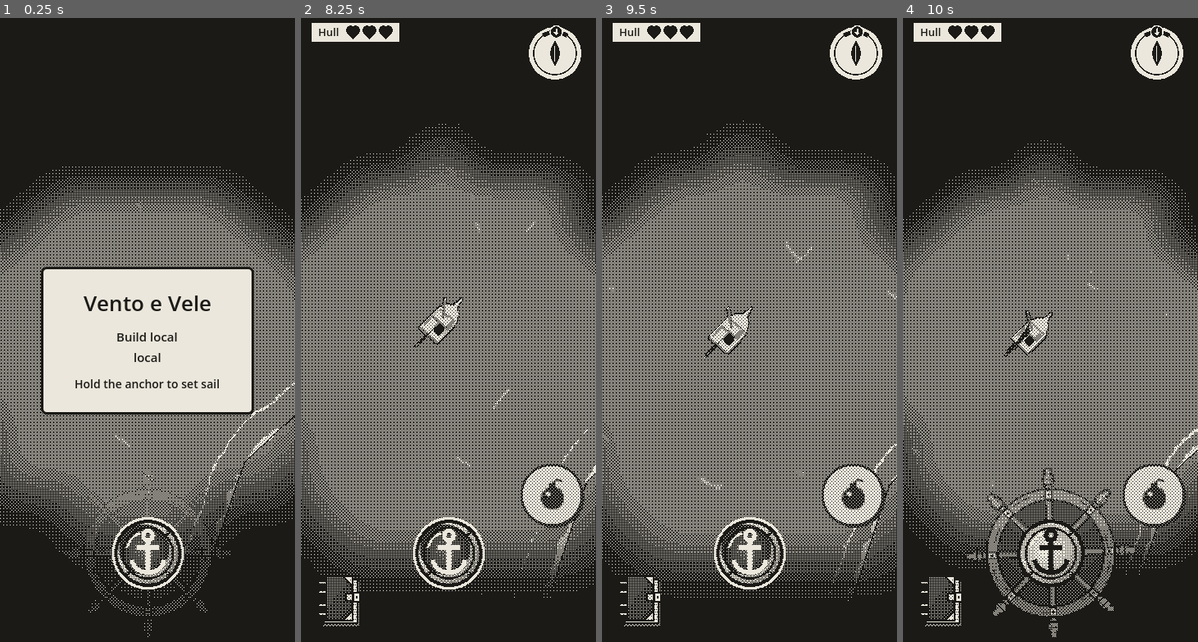
Above: before the commit, frames 1-4 (left to right).
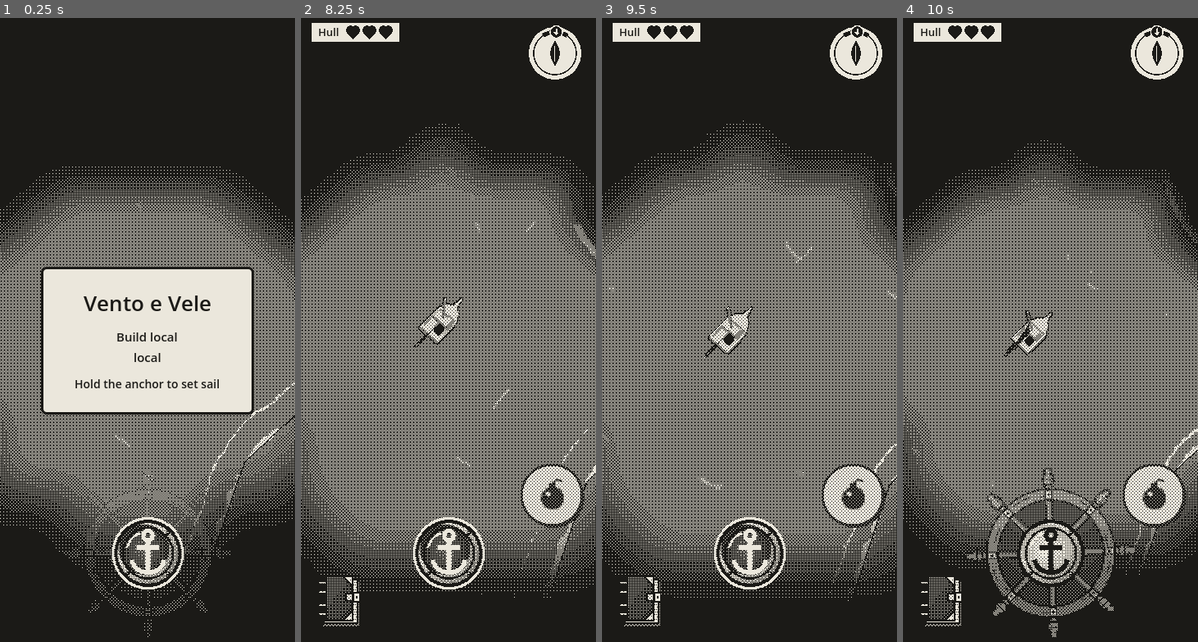
Above: after the commit, the same moments.

Repository: EnricoLabarile/Sail
Game: Godot game, scene res://Assets/Scenes/Overworld.tscn
Two runs of this game, one before a commit and one after it. Both use one fixed random seed, a clock stepped at 60 frames per second and the inputs below.
Inputs (mouse positions are in pixels of both pictures, inside the frame that each line leads up to):
- Up to frame 1 (0.25 s): no input
- Up to frame 2 (8.25 s): tap Enter (ui_accept) at 0.5, 0.77, 3.77, 6.77 s; move the mouse to (433, 473) at 0.52 s; hold Right (ui_right) 0.53-1.25 s; click (433, 473) at 0.67 s; drag from (537, 442) to (433, 473) at 1.27 s; move the mouse to (360, 242) at 2.02 s; hold Left (ui_left) 2.03-2.75 s; drag from (463, 342) to (360, 242) at 2.77 s; move the mouse to (404, 174) at 3.52 s; hold Left (ui_left) 3.53-4.25 s; drag from (513, 305) to (404, 174) at 4.27 s; move the mouse to (389, 373) at 5.02 s; hold Right (ui_right) 5.03-5.75 s; click (389, 373) at 5.17 s; drag from (478, 198) to (389, 373) at 5.77 s; move the mouse to (433, 473) at 6.52 s; hold Right (ui_right) 6.53-7.25 s; drag from (537, 442) to (433, 473) at 7.27 s; move the mouse to (360, 242) at 8.02 s; hold Left (ui_left) from 8.03 s (still down)
- Up to frame 3 (9.5 s): release Left (ui_left) at 8.75 s; drag from (764, 342) to (661, 242) at 8.77 s
- Up to frame 4 (10 s): move the mouse to (1006, 174) at 9.52 s; hold Right (ui_right) from 9.53 s (still down); click (1006, 174) at 9.67 s; tap Enter (ui_accept) at 9.77 s

The runs differ from the first frame. In frame 1, less than 0.1% of the frame differs, in the area x 95-100%, y 30-35%; in frame 2, less than 0.1%, in the area x 91-100%, y 23-40%; in frame 3, less than 0.1%; in frame 4, less than 0.1%.

Commit message:
Add wandering maelstrom hazard
Add a rotating whirlpool that moves within its zone and alternates between appearing and disappearing, then place it in the overworld. Add danger folder coloring in project settings.

Diff:
--- /dev/null
+++ b/Assets/Dangers/maelstrom/maelstrom.gd
@@ -0,0 +1,103 @@
+@tool
+extends Node3D
+## A MAELSTROM: a whirlpool that wanders inside its zone (a circle of zone_radius round this node), shows for
+## shown_time seconds, hides for hidden_time, then comes back somewhere else in the zone, forever.
+## It has two parts: the outer ring (Outer) and the core (Core), both turning.
+
+@export var zone_radius := 30.0      # metres: the circle it wanders in, round this node
+@export var outer_radius := 10.0     # metres: the outer ring's size
+@export var core_radius := 2.5       # metres: the core's size
+@export var wander_speed := 2.0      # metres a second it drifts about
+@export var shown_time := 5.0        # seconds it's there…
+@export var hidden_time := 3.0       # …and seconds it's gone
+@export var spin_speed := 2.0        # how fast the pictures turn (radians a second; 6.28 = a full turn)
+
+var showing := true                  # is it there now?
+var timer := 0.0                     # seconds since it appeared (or disappeared)
+var target := Vector3.ZERO           # the point it's drifting toward, inside the zone
+
+@onready var whirl: Node3D = $Whirl
+@onready var outer: MeshInstance3D = $Whirl/Outer
+@onready var core: MeshInstance3D = $Whirl/Core
+
+
+func _ready() -> void:
+	# The pictures are 1 x 1 m planes: scale them to the sizes set above (diameter = radius x 2).
+	outer.scale = Vector3(outer_radius * 2.0, 1.0, outer_radius * 2.0)
+	core.scale = Vector3(core_radius * 2.0, 1.0, core_radius * 2.0)
+	if Engine.is_editor_hint():
+		return                       # in the editor: just the look, it doesn't move
+	appear()
+
+var _editor_disc: MeshInstance3D
+
+func _make_editor_disc() -> void:
+	# A flat red cylinder, see-through, 1 m across, scaled to the radius. It's made in code and not saved in the
+	# scene (no owner), so it never appears in the game.
+	var mesh := CylinderMesh.new()
+	mesh.top_radius = 1.0
+	mesh.bottom_radius = 1.0
+	mesh.height = 0.05
+	var material := StandardMaterial3D.new()
+	material.shading_mode = BaseMaterial3D.SHADING_MODE_UNSHADED
+	material.transparency = BaseMaterial3D.TRANSPARENCY_ALPHA
+	material.albedo_color = Color(1.0, 0.2, 0.2, 0.25)
+	material.render_priority = 10       # drawn after the sea and everything else, never hidden by it from afar
+	material.no_depth_test = true       # and on top of the land, so it can be spotted from anywhere
+	mesh.material = material
+	_editor_disc = MeshInstance3D.new()
+	_editor_disc.mesh = mesh
+	_editor_disc.position.y = 0.1
+	add_child(_editor_disc)
+	_fit_editor_disc()
+
+
+func _fit_editor_disc() -> void:
+	if _editor_disc:
+		_editor_disc.scale = Vector3(zone_radius, 1.0, zone_radius)
+
+
+
+func _process(dt: float) -> void:
+	if Engine.is_editor_hint():
+		return
+	timer += dt
+	if showing:
+		outer.rotate_y(-spin_speed * dt)          # minus: clockwise seen from above
+		core.rotate_y(-spin_speed * 2.0 * dt)     # the core turns faster
+		wander(dt)
+		if timer >= shown_time:
+			disappear()
+	else:
+		if timer >= hidden_time:
+			appear()
+
+
+## Shows up at a random point of the zone and picks where to drift to.
+func appear() -> void:
+	showing = true
+	timer = 0.0
+	whirl.position = random_point_in_zone()
+	target = random_point_in_zone()
+	whirl.visible = true
+
+
+## Goes away (for hidden_time seconds).
+func disappear() -> void:
+	showing = false
+	timer = 0.0
+	whirl.visible = false
+
+
+## Drifts toward the target at wander_speed; once there, picks a new one.
+func wander(dt: float) -> void:
+	whirl.position = whirl.position.move_toward(target, wander_speed * dt)
+	if whirl.position.distance_to(target) < 0.1:
+		target = random_point_in_zone()
+
+
+## A random point inside the zone, far enough in that the whole outer ring stays inside it.
+func random_point_in_zone() -> Vector3:
+	var angle := randf() * TAU                                        # a random direction
+	var distance := sqrt(randf()) * (zone_radius - outer_radius)      # a random distance from the middle
+	return Vector3(cos(angle) * distance, 0.0, sin(angle) * distance)
--- /dev/null
+++ b/Assets/Dangers/maelstrom/maelstrom.tscn
@@ -0,0 +1,36 @@
+[gd_scene format=3 uid="uid://b5lqfu2xq0o10"]
+
+[ext_resource type="Script" uid="uid://dpp33762r6bgb" path="res://Assets/Dangers/maelstrom/maelstrom.gd" id="1_uwwic"]
+[ext_resource type="Texture2D" uid="uid://dto33bbval1wu" path="res://Assets/Dangers/maelstrom/maelstrom_core.png" id="2_fpbhu"]
+[ext_resource type="Texture2D" uid="uid://cwq7s2icfqlen" path="res://Assets/Dangers/maelstrom/maelstrom_outer.png" id="3_bnl7x"]
+
+[sub_resource type="StandardMaterial3D" id="StandardMaterial3D_muq5q"]
+render_priority = 1
+transparency = 1
+shading_mode = 0
+albedo_texture = ExtResource("2_fpbhu")
+
+[sub_resource type="PlaneMesh" id="PlaneMesh_flrxc"]
+
+[sub_resource type="StandardMaterial3D" id="StandardMaterial3D_5xgie"]
+render_priority = 1
+transparency = 1
+shading_mode = 0
+albedo_texture = ExtResource("3_bnl7x")
+
+[sub_resource type="PlaneMesh" id="PlaneMesh_8ksrx"]
+
+[node name="Maelstrom" type="Node3D" unique_id=455210000]
+script = ExtResource("1_uwwic")
+
+[node name="Whirl" type="Node3D" parent="." unique_id=1594803415]
+
+[node name="Core" type="MeshInstance3D" parent="Whirl" unique_id=1616604942]
+transform = Transform3D(1, 0, 0, 0, 1, 0, 0, 0, 1, 0, 0.06, 0)
+material_override = SubResource("StandardMaterial3D_muq5q")
+mesh = SubResource("PlaneMesh_flrxc")
+
+[node name="Outer" type="MeshInstance3D" parent="Whirl" unique_id=854662754]
+transform = Transform3D(1, 0, 0, 0, 1, 0, 0, 0, 1, 0, 0.05, 0)
+material_override = SubResource("StandardMaterial3D_5xgie")
+mesh = SubResource("PlaneMesh_8ksrx")
--- a/Assets/Scenes/Overworld.tscn
+++ b/Assets/Scenes/Overworld.tscn
@@ -21,6 +21,7 @@
 [ext_resource type="PackedScene" uid="uid://c83avpy373bev" path="res://Assets/Landscape/fishing_spots/fishing_spot.tscn" id="26_fishing_spot"]
 [ext_resource type="PackedScene" path="res://Assets/UI/game_over.tscn" id="27_game_over"]
 [ext_resource type="PackedScene" path="res://Assets/Dangers/sea_imp/sea_imp_zone.tscn" id="28_sea_imp_zone"]
+[ext_resource type="PackedScene" uid="uid://b5lqfu2xq0o10" path="res://Assets/Dangers/maelstrom/maelstrom.tscn" id="28_ubo31"]
 [ext_resource type="PackedScene" path="res://Assets/Quests/map_marker/map_marker.tscn" id="29_map_marker"]
 [ext_resource type="PackedScene" path="res://Assets/Landscape/pier/pier.tscn" id="30_pier"]
 [ext_resource type="PackedScene" path="res://Assets/Dangers/big_waves/wave_zone.tscn" id="31_wave_zone"]
@@ -196,3 +197,6 @@
 
 [node name="ShoreBaker" type="Node3D" parent="." unique_id=54035983]
 script = ExtResource("34_shore_baker")
+
+[node name="Maelstrom" parent="." unique_id=455210000 instance=ExtResource("28_ubo31")]
+transform = Transform3D(1, 0, 0, 0, 1, 0, 0, 0, 1, -110.62493, 0, -25.530422)
--- a/project.godot
+++ b/project.godot
@@ -34,6 +34,15 @@
 window/stretch/aspect="expand"
 window/handheld/orientation=1
 
+[file_customization]
+
+folder_colors={
+"res://Assets/Boat/": "blue",
+"res://Assets/Dangers/": "red",
+"res://Assets/Landscape/": "green",
+"res://Assets/UI/": "yellow"
+}
+
 [input_devices]
 
 pointing/emulate_touch_from_mouse=true
Not shown, added: Assets/Dangers/maelstrom/maelstrom.gd.uid
